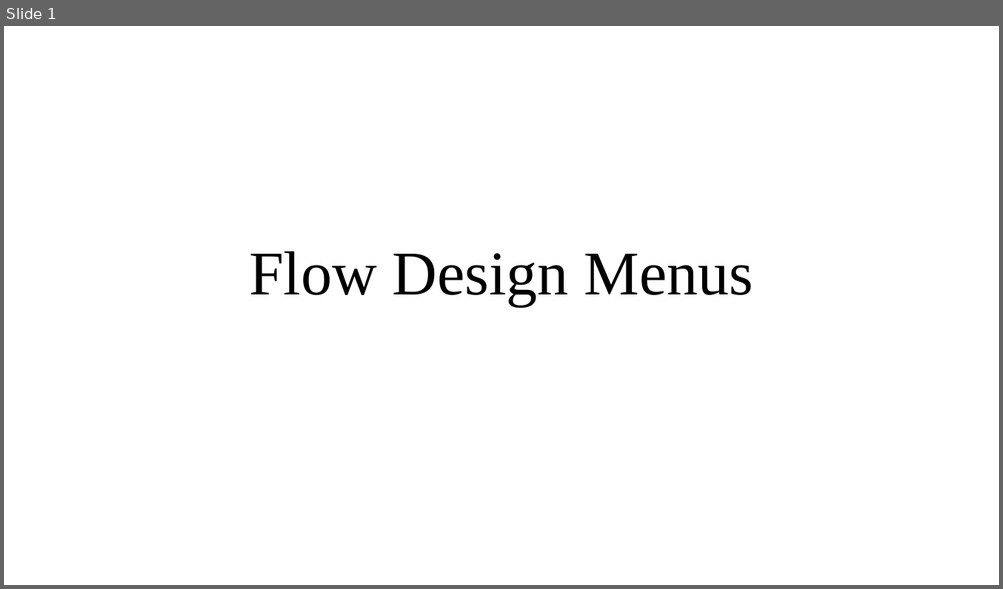
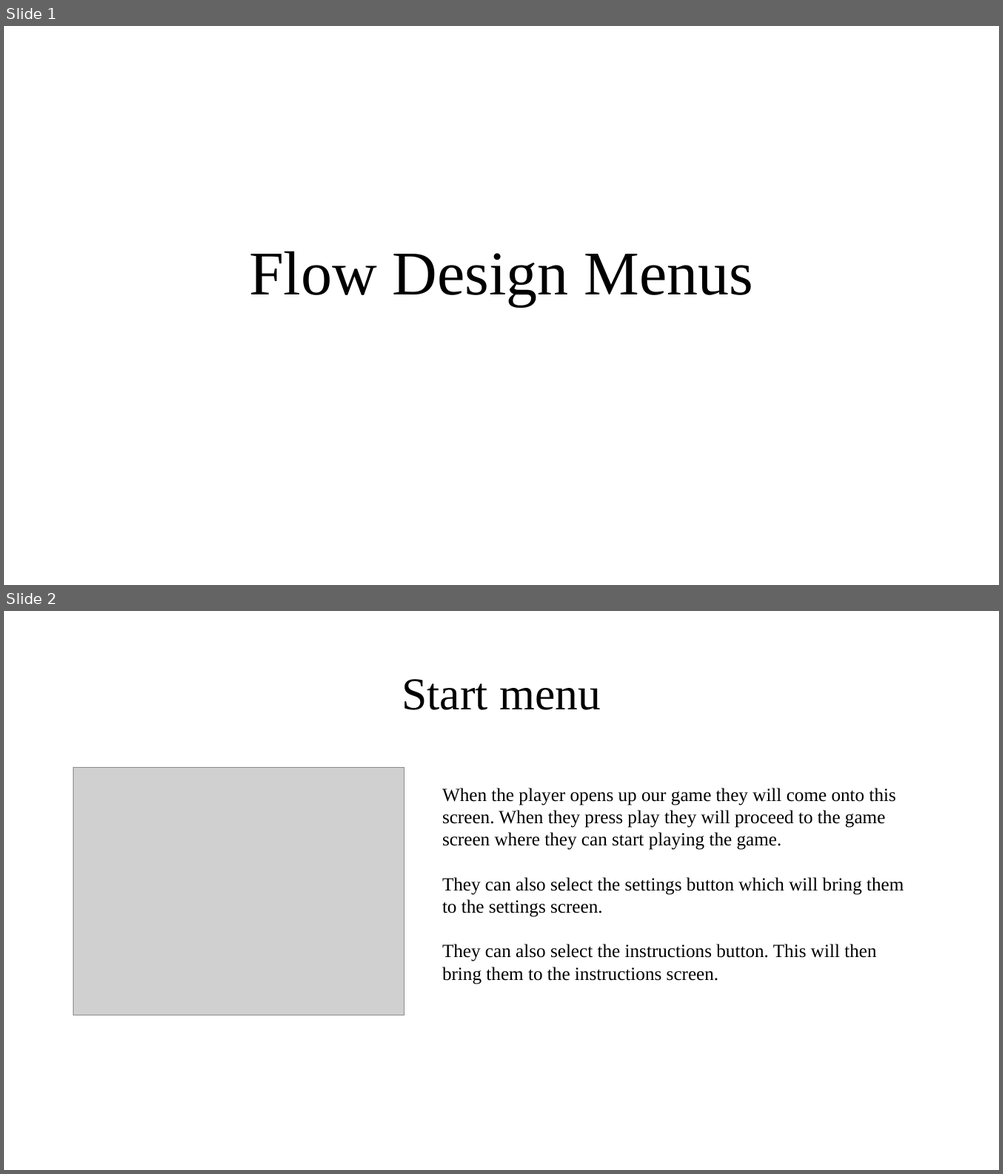
Before and after one commit to UoSGamesGroups/second-semester-s2-level-4-5-group-7, a slide deck: Flow Design Menus.pptx. Shown one above the other, each under a label of ours: slide 1 before the commit, slides 1 and 2 after it. The pictures are 1003x589 and 1003x1174 pixels, drawn with LibreOffice and Linux fonts; fonts in the diff are those of the drawing; grey boxes stand for pictures. Boxes give left, top, right and bottom in pixels: in the first picture for what was removed or moved away, otherwise in the second. Text is boxed around its words. In the diff, an @@ line names an element or a change of style, - is before the commit and + after.

Commit message:
completed flow design menu

```diff
--- a/Flow Design Menus.pptx
+++ b/Flow Design Menus.pptx
@@ slide 2 added at bbox=[4, 611, 999, 1170], background #FFFFFF @@
@@ title added at bbox=[402, 679, 600, 710], 44 pt, text #000000 @@
+Start menu
@@ picture added at bbox=[74, 768, 404, 1016] @@
@@ text added at bbox=[442, 788, 903, 985], 18 pt, text #000000 @@
+When the player opens up our game they will come onto this screen. When they press play they will proceed to the game screen where they can start playing the game.
+They can also select the settings button which will bring them to the settings screen.
+They can also select the instructions button. This will then bring them to the instructions screen.
```
Also in this commit, not shown: 4 other slides added, 4 slides removed.
